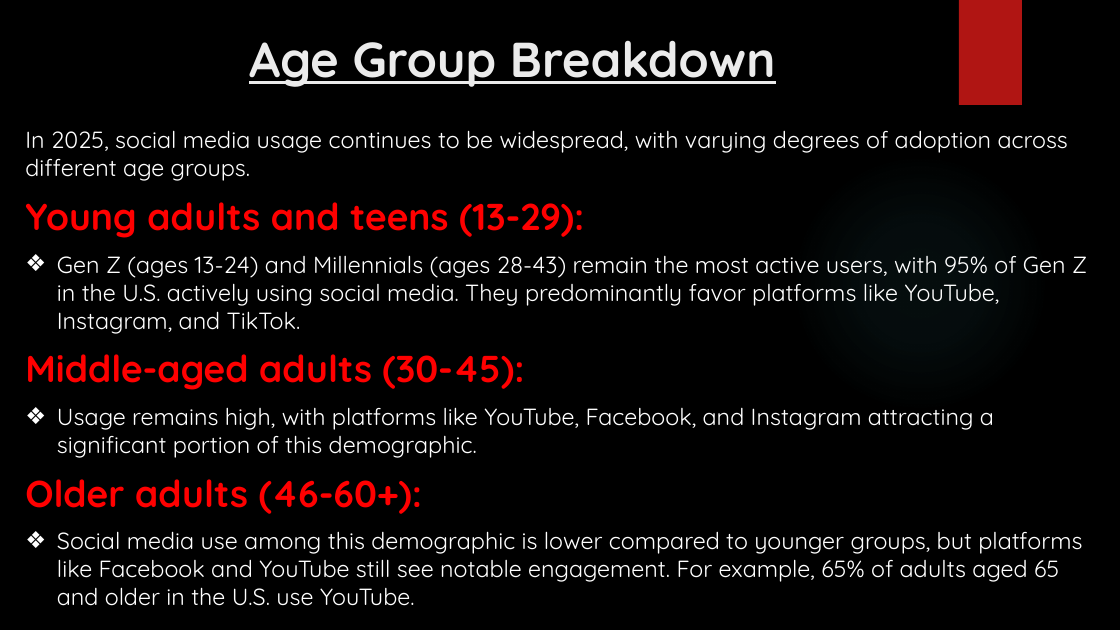
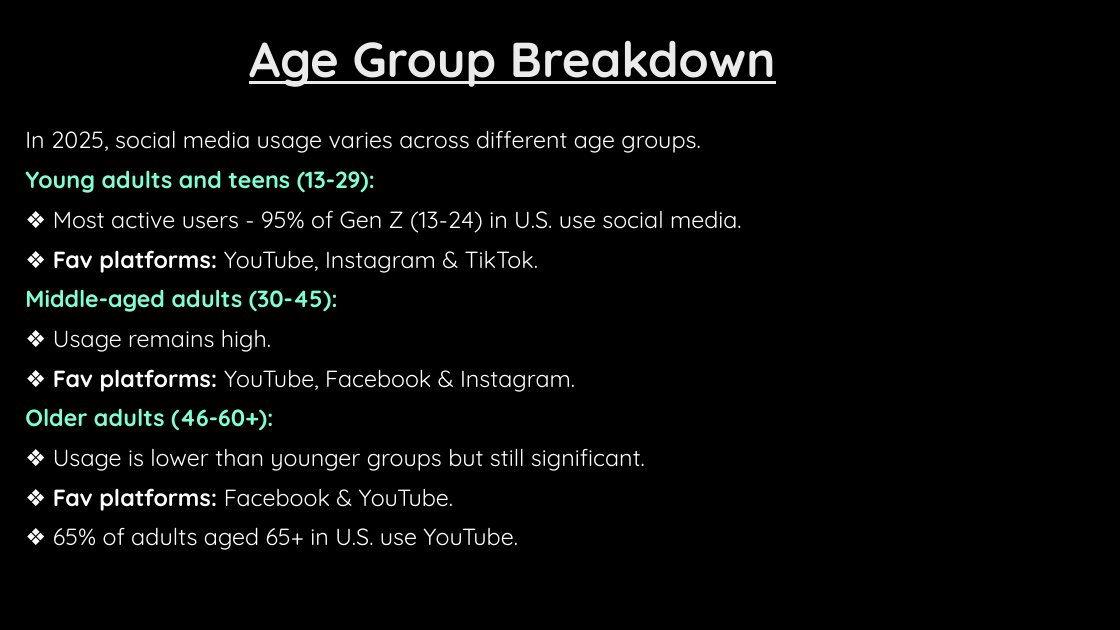
Before and after one commit to hg301240-maker/Social-Media-Usage-Trends-in-2025, a slide deck: slide 6 of PowerPoint Project.pptx. Drawn at 1120x630 pixels with LibreOffice and Linux fonts; fonts in the diff are those of the drawing; background and template pictures are left out. Boxes give left, top, right and bottom in pixels: in the first picture for what was removed or moved away, otherwise in the second. Text is boxed around its words. In the diff, an @@ line names an element or a change of style, - is before the commit and + after.

```diff
--- a/PowerPoint Project.pptx
+++ b/PowerPoint Project.pptx
@@ rectangle removed at [959,0,1022,105] @@
@@ text at [25,130,700,153]: text changed @@
-In 2025, social media usage continues to be widespread, with varying degrees of adoption across different age groups.
+In 2025, social media usage varies across different age groups.
@@ text at [25,170,375,430]: size 32 to 20 pt, text colour #FF0000 to #7FFFD4 in "Young adults and teens (13-29):", "Middle-aged adults (30-45):", "Older adults (46-60+):" @@
@@ ellipse removed at [791,154,1049,413] @@
@@ text at [53,211,742,273]: text changed @@
-❖ Gen Z (ages 13-24) and Millennials (ages 28-43) remain the most active users, with 95% of Gen Z in the U.S. actively using social media. They predominantly favor platforms like YouTube, Instagram, and TikTok.
+❖ Most active users - 95% of Gen Z (13-24) in U.S. use social media.
+❖ Fav platforms: YouTube, Instagram & TikTok.
@@ text at [53,330,575,392]: text changed @@
-❖ Usage remains high, with platforms like YouTube, Facebook, and Instagram attracting a significant portion of this demographic.
+❖ Usage remains high.
+❖ Fav platforms: YouTube, Facebook & Instagram.
@@ text at [53,448,645,550]: text changed @@
-❖ Social media use among this demographic is lower compared to younger groups, but platforms like Facebook and YouTube still see notable engagement. For example, 65% of adults aged 65 and older in the U.S. use YouTube.
+❖ Usage is lower than younger groups but still significant.
+❖ Fav platforms: Facebook & YouTube.
+❖ 65% of adults aged 65+ in U.S. use YouTube.
```
Also in this commit, not shown: 12 other slides changed.
